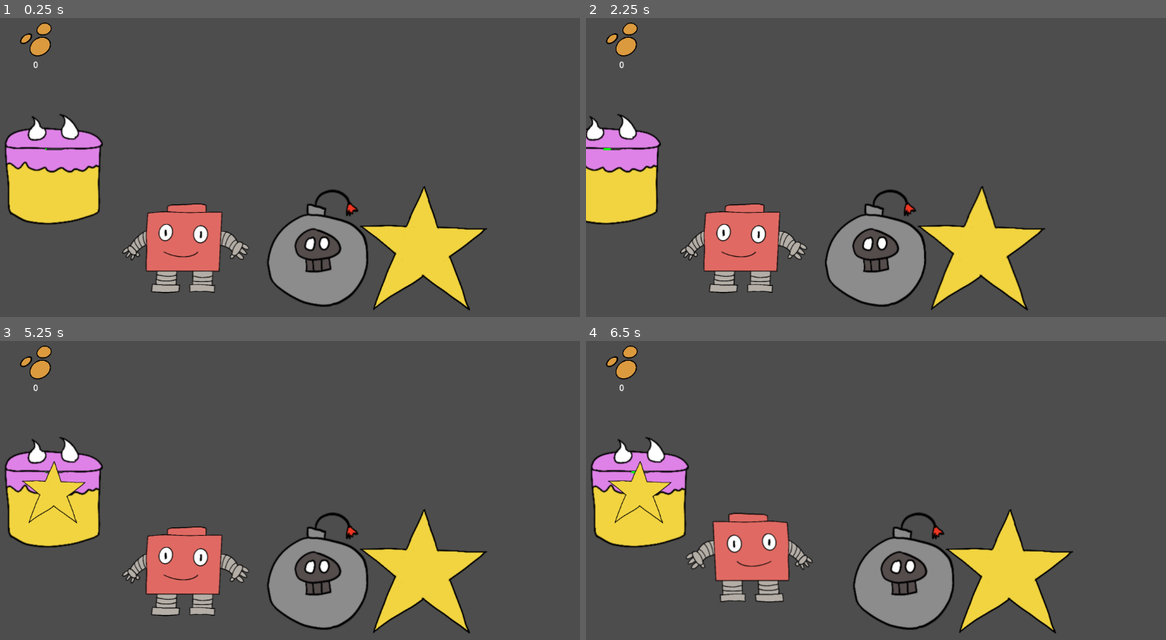
Above: before the commit, frames 1-4 (two rows, left to right).
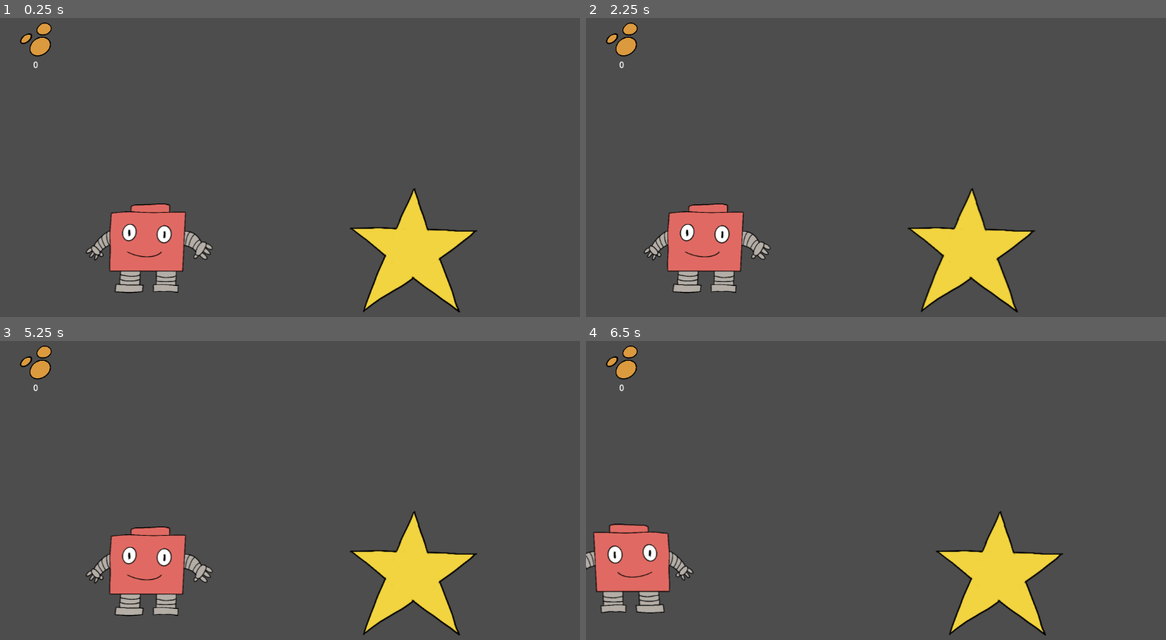
Above: after the commit, the same moments.

Repository: jsCommander/ld-59
Game: Godot game, scene res://levels/test_level.tscn
The game is run twice, just before and just after one commit, with the same random seed, the same clock (stepped at 60 frames per second) and the same inputs. The project has no main scene, so this scene is started directly.
Inputs (mouse positions are in pixels of both pictures, inside the frame that each line leads up to):
- Up to frame 1 (0.25 s): no input
- Up to frame 2 (2.25 s): tap Enter at 0.5, 2 s; move the mouse to (1021, 167) at 0.52 s; hold Middle mouse button (cam_drag) 0.53-1.25 s; click (1021, 167) at 0.67 s; tap Space at 0.77, 1.25 s; drag from (765, 203) to (858, 254) at 1.27 s; move the mouse to (951, 110) at 2.02 s; tap D (cam_right) at 2.1 s; click (951, 110) at 2.17 s
- Up to frame 3 (5.25 s): tap Space at 2.75, 3.77, 4.25 s; drag from (272, 577) to (121, 457) at 2.77 s; tap Enter at 3.5 s; move the mouse to (487, 559) at 3.52 s; tap E at 3.6 s; click (487, 559) at 3.67 s; drag from (121, 457) to (214, 421) at 4.27 s; move the mouse to (336, 508) at 5.02 s; tap A (cam_left) at 5.1 s; click (336, 508) at 5.17 s
- Up to frame 4 (6.5 s): drag from (800, 421) to (765, 526) at 5.77 s

The runs differ from the first frame. In frame 1, 15% of the frame differs, in the area x 0-84%, y 32-99%; in frame 2, 14%; in frame 3, 15%; in frame 4, 17%.

Commit message:
some fixes

Diff:
--- a/components/building/building.gd
+++ b/components/building/building.gd
@@ -1,7 +1,11 @@
+@tool
 class_name Building
 extends Node2D
 
-@export var data: BuildingData
+@export var data: BuildingData:
+	set(value):
+		data = value
+		_apply_data()
 
 @onready var sprite: Sprite2D = %Sprite
 @onready var storage_trait: StorageTrait = %StorageTrait
@@ -11,6 +15,8 @@
 
 func _ready() -> void:
 	_apply_data()
+	if Engine.is_editor_hint():
+		return
 	_configure_traits()
 
 
--- a/components/unit/unit.gd
+++ b/components/unit/unit.gd
@@ -1,13 +1,19 @@
+@tool
 class_name Unit
 extends CharacterBody2D
 
-@export var data: UnitData
+@export var data: UnitData:
+	set(value):
+		data = value
+		_apply_data()
 
 @onready var sprite: Sprite2D = %Sprite
 
 
 func _ready() -> void:
 	_apply_data()
+	if Engine.is_editor_hint():
+		return
 	_setup_traits()
 
 
--- a/game_data/building/building_factory.tres
+++ b/game_data/building/building_factory.tres
@@ -1,13 +1,12 @@
-[gd_resource type="Resource" script_class="BuildingData" load_steps=4 format=3]
+[gd_resource type="Resource" script_class="BuildingData" format=3 uid="uid://diti2uwfyabkt"]
 
-[ext_resource type="Script" path="res://game_data/building/building_data.gd" id="1_script"]
-[ext_resource type="Texture2D" path="res://game_kit/assets/props/prop_bomb_@0.5x.png" id="2_texture"]
-[ext_resource type="Resource" path="res://game_data/product/product_battery.tres" id="3_output"]
+[ext_resource type="Script" uid="uid://bqvm1g3s1xls4" path="res://game_data/building/building_data.gd" id="1_script"]
+[ext_resource type="Texture2D" uid="uid://b65s1vov83xtw" path="res://game_kit/assets/props/prop_bomb_@0.5x.png" id="2_texture"]
+[ext_resource type="Resource" uid="uid://b8tya23gqulqy" path="res://game_data/product/product_battery.tres" id="3_output"]
 
 [resource]
 script = ExtResource("1_script")
-id = "building_factory"
 texture = ExtResource("2_texture")
 building_name = "Factory"
 output = ExtResource("3_output")
-crafting_speed = 1.0
+id = "building_factory"
--- a/game_data/building/building_lab.tres
+++ b/game_data/building/building_lab.tres
@@ -1,13 +1,12 @@
-[gd_resource type="Resource" script_class="BuildingData" load_steps=4 format=3]
+[gd_resource type="Resource" script_class="BuildingData" format=3 uid="uid://bip1jisluxrnh"]
 
-[ext_resource type="Script" path="res://game_data/building/building_data.gd" id="1_script"]
-[ext_resource type="Texture2D" path="res://game_kit/assets/props/prop_star_@0.5x.png" id="2_texture"]
-[ext_resource type="Resource" path="res://game_data/product/product_dna.tres" id="3_output"]
+[ext_resource type="Script" uid="uid://bqvm1g3s1xls4" path="res://game_data/building/building_data.gd" id="1_script"]
+[ext_resource type="Texture2D" uid="uid://cndjqyruh8nm6" path="res://game_kit/assets/props/prop_star_@0.5x.png" id="2_texture"]
+[ext_resource type="Resource" uid="uid://2f1c1a02y0pm" path="res://game_data/product/product_dna.tres" id="3_output"]
 
 [resource]
 script = ExtResource("1_script")
-id = "building_lab"
 texture = ExtResource("2_texture")
 building_name = "Lab"
 output = ExtResource("3_output")
-crafting_speed = 1.0
+id = "building_lab"
--- a/game_data/building/building_plant.tres
+++ b/game_data/building/building_plant.tres
@@ -1,13 +1,12 @@
-[gd_resource type="Resource" script_class="BuildingData" load_steps=4 format=3]
+[gd_resource type="Resource" script_class="BuildingData" format=3 uid="uid://dylouy80alifb"]
 
-[ext_resource type="Script" path="res://game_data/building/building_data.gd" id="1_script"]
-[ext_resource type="Texture2D" path="res://game_kit/assets/props/prop_cake_@0.5x.png" id="2_texture"]
-[ext_resource type="Resource" path="res://game_data/product/product_fruit.tres" id="3_output"]
+[ext_resource type="Script" uid="uid://bqvm1g3s1xls4" path="res://game_data/building/building_data.gd" id="1_script"]
+[ext_resource type="Texture2D" uid="uid://cmpu4v3uprydv" path="res://game_kit/assets/props/prop_cake_@0.5x.png" id="2_texture"]
+[ext_resource type="Resource" uid="uid://blfm3elstrmu2" path="res://game_data/product/product_fruit.tres" id="3_output"]
 
 [resource]
 script = ExtResource("1_script")
-id = "building_plant"
 texture = ExtResource("2_texture")
 building_name = "Plant"
 output = ExtResource("3_output")
-crafting_speed = 1.0
+id = "building_plant"
--- a/game_data/product/product_dna.tres
+++ b/game_data/product/product_dna.tres
@@ -1,26 +1,23 @@
-[gd_resource type="Resource" script_class="ProductData" load_steps=6 format=3]
+[gd_resource type="Resource" script_class="ProductData" format=3 uid="uid://2f1c1a02y0pm"]
 
-[ext_resource type="Script" path="res://game_data/product/product_data.gd" id="1_script"]
-[ext_resource type="Texture2D" path="res://game_kit/assets/icons/icn_pollen.png" id="2_texture"]
-[ext_resource type="Script" path="res://game_data/product/recipe_ingredient.gd" id="3_recipe_script"]
-[ext_resource type="Resource" path="res://game_data/product/product_battery.tres" id="4_battery"]
-[ext_resource type="Resource" path="res://game_data/product/product_fruit.tres" id="5_fruit"]
+[ext_resource type="Script" uid="uid://yecq628df0ge" path="res://game_data/product/product_data.gd" id="1_script"]
+[ext_resource type="Texture2D" uid="uid://ciy6k5rl4u27y" path="res://game_kit/assets/icons/icn_pollen.png" id="2_texture"]
+[ext_resource type="Script" uid="uid://cnd8i3fcw3tek" path="res://game_data/product/recipe_ingredient.gd" id="3_recipe_script"]
+[ext_resource type="Resource" uid="uid://b8tya23gqulqy" path="res://game_data/product/product_battery.tres" id="4_battery"]
+[ext_resource type="Resource" uid="uid://blfm3elstrmu2" path="res://game_data/product/product_fruit.tres" id="5_fruit"]
 
 [sub_resource type="Resource" id="RecipeIngredient_battery"]
 script = ExtResource("3_recipe_script")
 product = ExtResource("4_battery")
-count = 1
 
 [sub_resource type="Resource" id="RecipeIngredient_fruit"]
 script = ExtResource("3_recipe_script")
 product = ExtResource("5_fruit")
-count = 1
 
 [resource]
 script = ExtResource("1_script")
-id = "product_dna"
 texture = ExtResource("2_texture")
 product_name = "DNA"
 group = "dna"
-ingredients = [SubResource("RecipeIngredient_battery"), SubResource("RecipeIngredient_fruit")]
-produce_time = 5.0
+ingredients = Array[ExtResource("3_recipe_script")]([SubResource("RecipeIngredient_battery"), SubResource("RecipeIngredient_fruit")])
+id = "product_dna"
--- a/game_data/unit/unit_worker.tres
+++ b/game_data/unit/unit_worker.tres
@@ -1,11 +1,11 @@
-[gd_resource type="Resource" script_class="UnitData" load_steps=2 format=3]
+[gd_resource type="Resource" script_class="UnitData" format=3 uid="uid://hf5gvu7ug36s"]
 
-[ext_resource type="Script" path="res://game_data/unit/unit_data.gd" id="1_script"]
-[ext_resource type="Texture2D" path="res://game_kit/assets/char/char_robot_smile_@0.5x.png" id="2_texture"]
+[ext_resource type="Script" uid="uid://csup3depd4io3" path="res://game_data/unit/unit_data.gd" id="1_script"]
+[ext_resource type="Texture2D" uid="uid://b2i3sw0uqe3j2" path="res://game_kit/assets/char/char_robot_smile_@0.5x.png" id="2_texture"]
 
 [resource]
 script = ExtResource("1_script")
-id = "unit_worker"
 texture = ExtResource("2_texture")
 unit_name = "Worker"
-speed = 100.0
+speed = 400.0
+id = "unit_worker"
--- a/levels/test_level.tscn
+++ b/levels/test_level.tscn
@@ -2,34 +2,34 @@
 
 [ext_resource type="Script" uid="uid://bsgiw0ih8j6jb" path="res://levels/test_level.gd" id="1_script"]
 [ext_resource type="PackedScene" uid="uid://building001" path="res://components/building/building.tscn" id="2_building"]
-[ext_resource type="Resource" path="res://game_data/building/building_plant.tres" id="3_plant_stat"]
-[ext_resource type="Resource" path="res://game_data/building/building_factory.tres" id="4_factory_stat"]
-[ext_resource type="Resource" path="res://game_data/building/building_lab.tres" id="5_lab_data"]
+[ext_resource type="Resource" uid="uid://dylouy80alifb" path="res://game_data/building/building_plant.tres" id="3_plant_stat"]
+[ext_resource type="Resource" uid="uid://diti2uwfyabkt" path="res://game_data/building/building_factory.tres" id="4_factory_stat"]
+[ext_resource type="Resource" uid="uid://bip1jisluxrnh" path="res://game_data/building/building_lab.tres" id="5_lab_data"]
 [ext_resource type="PackedScene" uid="uid://unit000001" path="res://components/unit/unit.tscn" id="6_unit"]
-[ext_resource type="Resource" path="res://game_data/unit/unit_worker.tres" id="7_unit_stat"]
+[ext_resource type="Resource" uid="uid://hf5gvu7ug36s" path="res://game_data/unit/unit_worker.tres" id="7_unit_stat"]
 [ext_resource type="PackedScene" path="res://levels/test_level_hud.tscn" id="8_hud"]
 [ext_resource type="PackedScene" path="res://components/pan_camera/pan_camera.tscn" id="9_pan_camera"]
 
-[node name="TestLevel" type="Node2D"]
+[node name="TestLevel" type="Node2D" unique_id=928072462]
 script = ExtResource("1_script")
 
-[node name="PanCamera" parent="." instance=ExtResource("9_pan_camera")]
+[node name="PanCamera" parent="." unique_id=1198606300 instance=ExtResource("9_pan_camera")]
 position = Vector2(574, 330)
 
-[node name="HUD" parent="." instance=ExtResource("8_hud")]
+[node name="HUD" parent="." unique_id=1041247837 instance=ExtResource("8_hud")]
 
-[node name="Plant1" parent="." instance=ExtResource("2_building")]
-position = Vector2(100, 300)
+[node name="Plant1" parent="." unique_id=1815334421 instance=ExtResource("2_building")]
+position = Vector2(-150, 439)
 data = ExtResource("3_plant_stat")
 
-[node name="Factory" parent="." instance=ExtResource("2_building")]
-position = Vector2(600, 450)
+[node name="Factory" parent="." unique_id=1137585473 instance=ExtResource("2_building")]
+position = Vector2(1309, 484)
 data = ExtResource("4_factory_stat")
 
-[node name="Lab" parent="." instance=ExtResource("2_building")]
-position = Vector2(800, 450)
+[node name="Lab" parent="." unique_id=1375695616 instance=ExtResource("2_building")]
+position = Vector2(781, 454)
 data = ExtResource("5_lab_data")
 
-[node name="Worker" parent="." instance=ExtResource("6_unit")]
-position = Vector2(350, 450)
+[node name="Worker" parent="." unique_id=1602668161 instance=ExtResource("6_unit")]
+position = Vector2(281, 450)
 data = ExtResource("7_unit_stat")
Not shown: 2 places in game_data/product/product_battery.tres that only renumber resources
Not shown: 1 places in game_data/product/product_fruit.tres that only renumber resources
